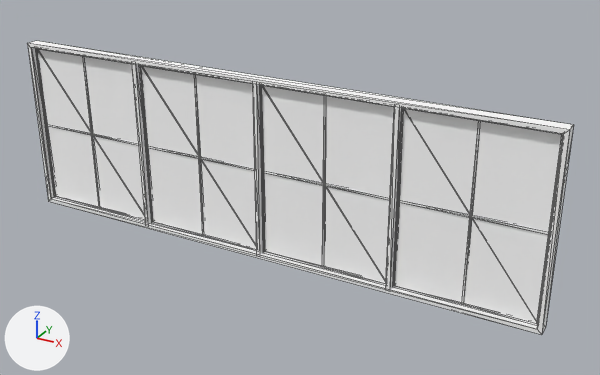
The glTF model outputs/7412/objects/WindowFactory65507.spawn_asset1.glb as it was, and as the next commit left it.
Camera for both pictures: a 50 mm lens placed at (2.98, -4.8, 2.34), pointed at (0.28, 0.1, -0.11). Arrows for +X, +Y and +Z are at lower left; the lights stay in place. The older version comes first. Mesh edges are drawn as thin lines. Vertices at exactly the same position are counted once.

The first picture shows 'WindowFactory(65507).spawn_asset(1).001'.
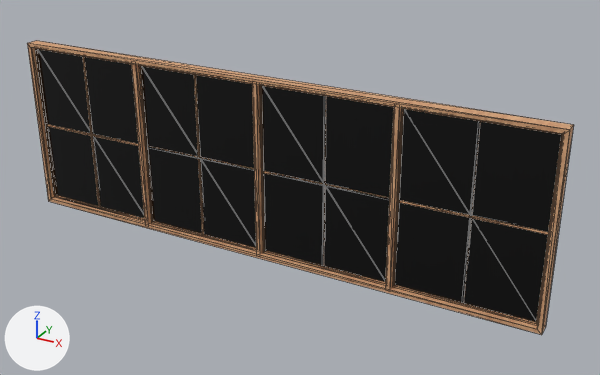
What differs and where, as boxes [x1, y1, x2, y2] in the pictures (600 x 375 px):
part 1 of me_cube_022, reshaped
    both: [27, 41, 574, 335]
part 2 of me_cube_022, recoloured
    both: [31, 48, 563, 329]
part 3 of me_cube_022, recoloured (white to black)
    both: [37, 49, 561, 322]

The change, as a list of edits to the scene's bpy script:
```text
Add img_windowfactory65507_spawn_asset1_normal:
    img_windowfactory65507_spawn_asset1_normal = load_image('WindowFactory65507.spawn_asset1_normal', '_unpacked/WindowFactory65507.spawn_asset1_normal', 512, 512, 'Non-Color')
Add img_windowfactory65507_spawn_asset1_albedo:
    img_windowfactory65507_spawn_asset1_albedo = load_image('WindowFactory65507.spawn_asset1_albedo', '_unpacked/WindowFactory65507.spawn_asset1_albedo', 512, 512, 'sRGB')
Add img_windowfactory65507_spawn_asset1_metallic_windowfactory65507_spawn_asset1_roughness:
    img_windowfactory65507_spawn_asset1_metallic_windowfactory65507_spawn_asset1_roughness = load_image('WindowFactory65507.spawn_asset1_metallic-WindowFactory65507.spawn_asset1_roughness', '_unpacked/WindowFactory65507.spawn_asset1_metallic-WindowFactory65507.spawn_asset1_roughness', 512, 512, 'Non-Color')
Add mat_windowfactory65507_spawn_asset1__baked:
    mat_windowfactory65507_spawn_asset1__baked = bpy.data.materials.new('WindowFactory65507.spawn_asset1__baked')
    # uses the picture img_windowfactory65507_spawn_asset1_albedo
    # uses the picture img_windowfactory65507_spawn_asset1_metallic_windowfactory65507_spawn_asset1_roughness
    # uses the picture img_windowfactory65507_spawn_asset1_normal
Change me_cube_022:
    used by ob_windowfactory_65507__spawn_asset_1__001; location = (0.0, 0.0, 0.0)
    remove me_cube_022.from_pydata(...)  # 218 vertices, 332 faces; spans x -2.15..2.15, y -0.05..0.05, z -0.7..0.7
    add me_cube_022.from_pydata(...)  # 260 vertices, 416 faces; spans x -2.15..2.15, y -0.05..0.05, z -0.7..0.7
    me_cube_022 part 1
    120 faces are deleted
    6 vertices move within x -1.04..1.04, y -0.01..0.01, z -0.66..0.66
    34 vertices are added at x -2.15..2.15, y -0.05..0.05, z -0.7..0.7
    8 new vertices lie (0.0, 0.0, -1.32) away from vertices in x -2.1..2.1, y -0.01..0.01, z 0.66
    204 new faces join them
    me_cube_022 part 2: 184 faces spanning x -2.15..2.15, y -0.05..0.05, z -0.7..0.7 switch from mat_shader_shelves_wood_001 (white #ffffff) to mat_windowfactory65507_spawn_asset1__baked
    me_cube_022 part 3: 32 faces spanning x -2.11..2.11, y -0.01..0.01, z -0.66..0.66 switch from mat_shader_window_glass_003 (white #ffffff) to mat_windowfactory65507_spawn_asset1__baked
```
